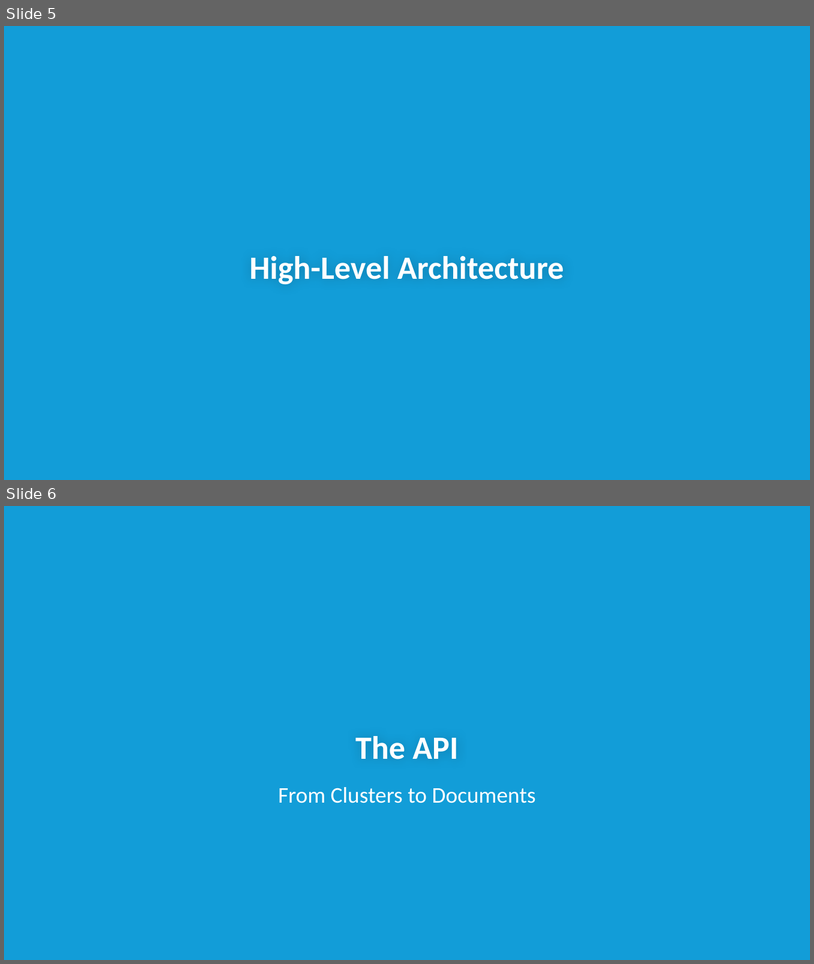
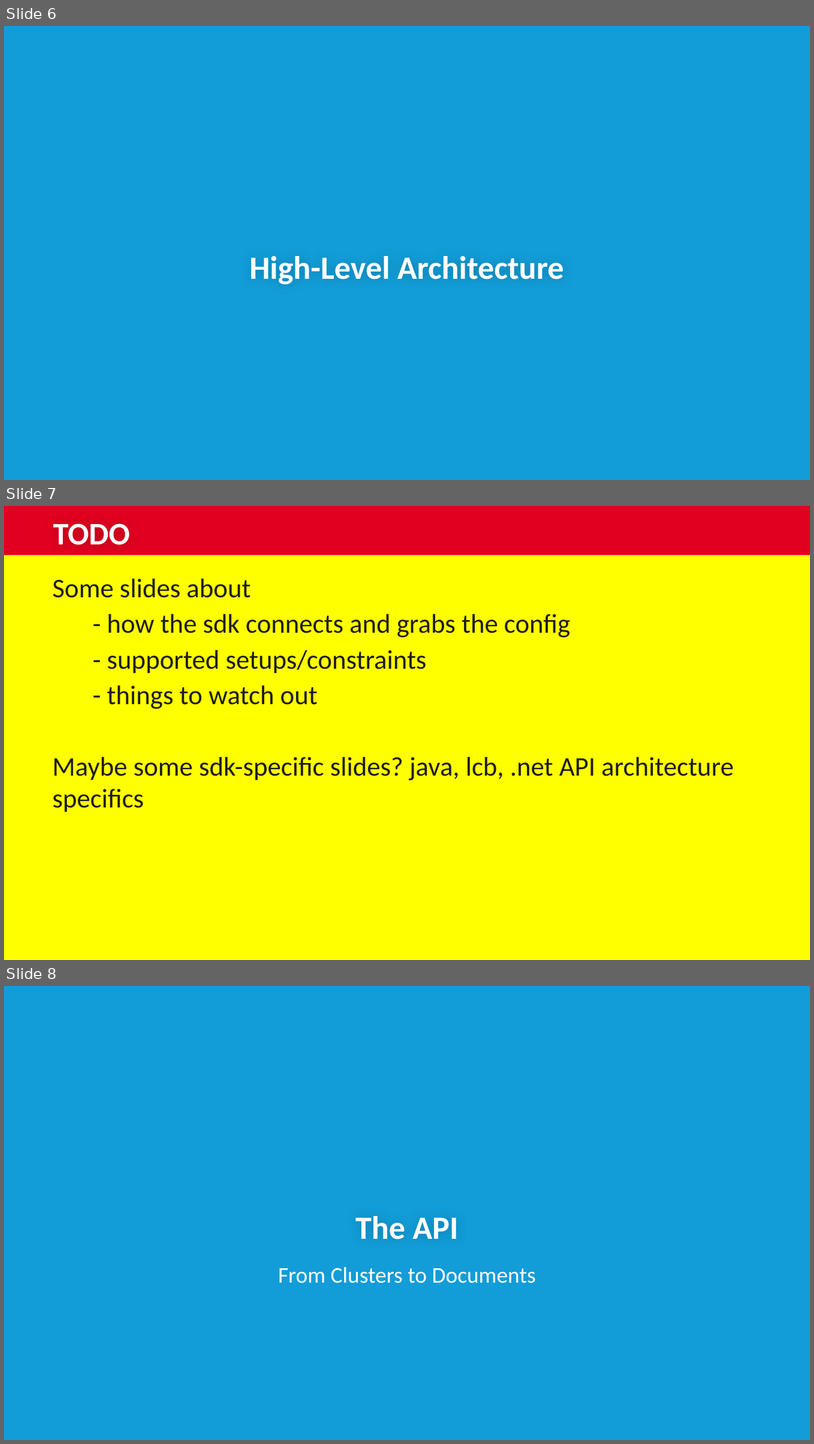
Before and after one commit to subalakr/workshop, a slide deck: server/presentations/02_SDKs.pptx. Shown one above the other, each under a label of ours: slides 5 and 6 before the commit, slides 6, 7 and 8 after it. The pictures are 814x964 and 814x1444 pixels, drawn with LibreOffice and Linux fonts; fonts in the diff are those of the drawing; background and template pictures are left out. Boxes give left, top, right and bottom in pixels: in the first picture for what was removed or moved away, otherwise in the second. Text is boxed around its words. In the diff, an @@ line names an element or a change of style, - is before the commit and + after.

Commit message:
adding todo slides on content to add

```diff
--- a/server/presentations/02_SDKs.pptx
+++ b/server/presentations/02_SDKs.pptx
@@ slide 7 added at (x1=4, y1=506, x2=810, y2=960), background #FFFFFF @@
@@ rectangle added at (x1=4, y1=506, x2=810, y2=558), fill #E1001F @@
@@ title added at (x1=53, y1=523, x2=130, y2=545), 28 pt, text #FFFFFF, bold @@
+TODO
@@ rectangle added at (x1=4, y1=555, x2=810, y2=960), fill #FFFF00 @@
@@ text added at (x1=53, y1=579, x2=734, y2=812), 24 pt, text #1E1C1C @@
+Some slides about
+- how the sdk connects and grabs the config
+- supported setups/constraints
+- things to watch out
+Maybe some sdk-specific slides? java, lcb, .net API architecture specifics
@@ what was slide 5 is now slide 6 @@
@@ what was slide 6 is now slide 8 @@
```
Also in this commit, not shown: 2 other slides added.
